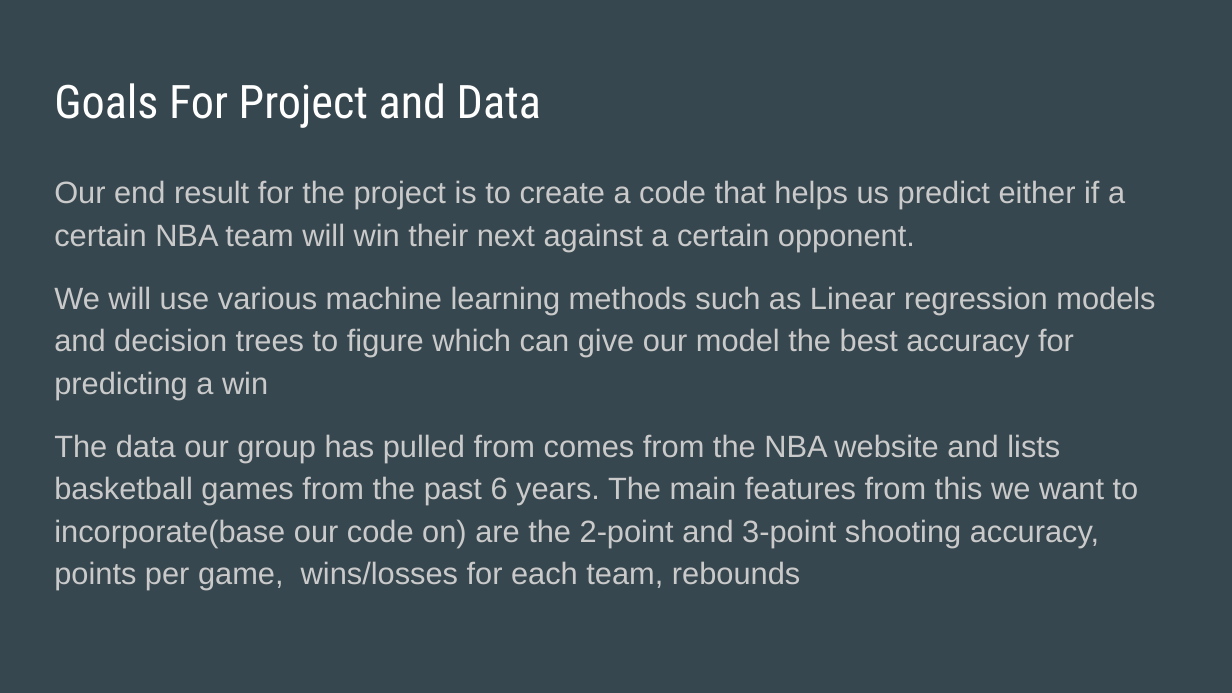
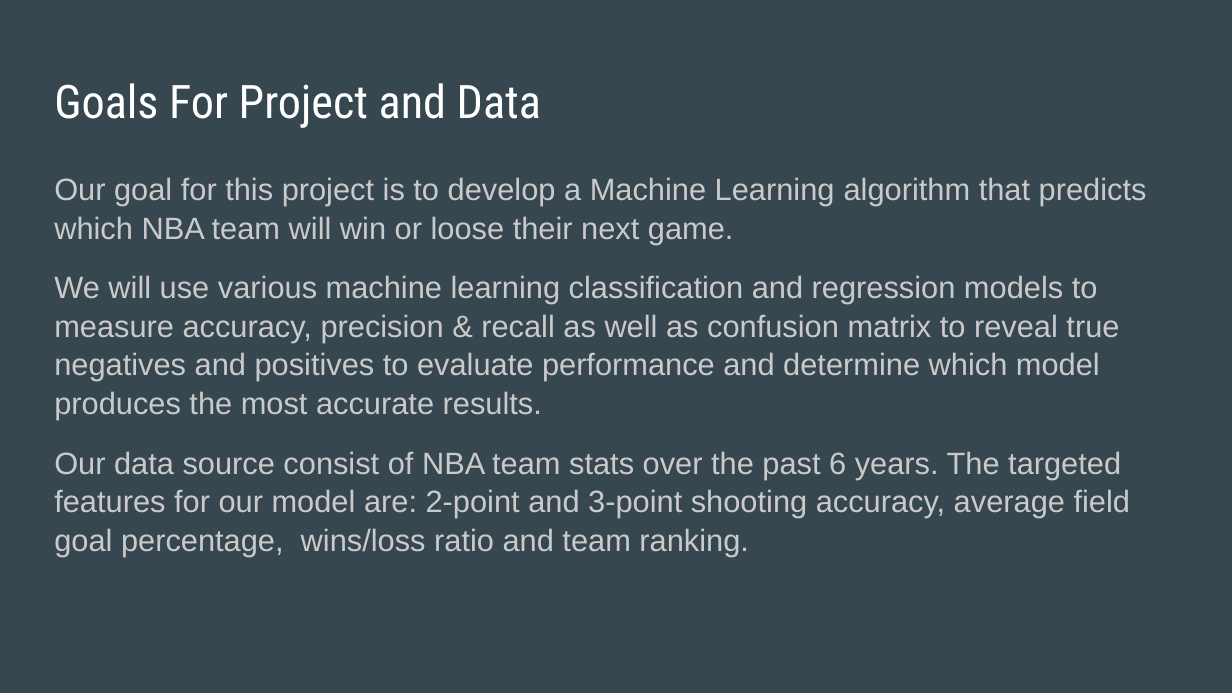
Before and after one commit to lchristij/NBA-ML-Project, a slide deck: slide 2 of NBA MAD MONEY.pptx. Drawn at 1232x693 pixels with LibreOffice and Linux fonts; fonts in the diff are those of the drawing. Boxes give left, top, right and bottom in pixels: in the first picture for what was removed or moved away, otherwise in the second. Text is boxed around its words. In the diff, an @@ line names an element or a change of style, - is before the commit and + after.

Commit message:
updated slide deck

```diff
--- a/NBA MAD MONEY.pptx
+++ b/NBA MAD MONEY.pptx
@@ text at (54,177,1147,557): text changed @@
-Our end result for the project is to create a code that helps us predict either if a certain NBA team will win their next against a certain opponent.
-We will use various machine learning methods such as Linear regression models and decision trees to figure which can give our model the best accuracy for predicting a win
-The data our group has pulled from comes from the NBA website and lists basketball games from the past 6 years. The main features from this we want to incorporate(base our code on) are the 2-point and 3-point shooting accuracy, points per game, wins/losses for each team, rebounds
+Our goal for this project is to develop a Machine Learning algorithm that predicts which NBA team will win or loose their next game.
+We will use various machine learning classification and regression models to measure accuracy, precision & recall as well as confusion matrix to reveal true negatives and positives to evaluate performance and determine which model produces the most accurate results.
+Our data source consist of NBA team stats over the past 6 years. The targeted features for our model are: 2-point and 3-point shooting accuracy, average field goal percentage, wins/loss ratio and team ranking.
```
Also in this commit, not shown: 3 other slides changed.
